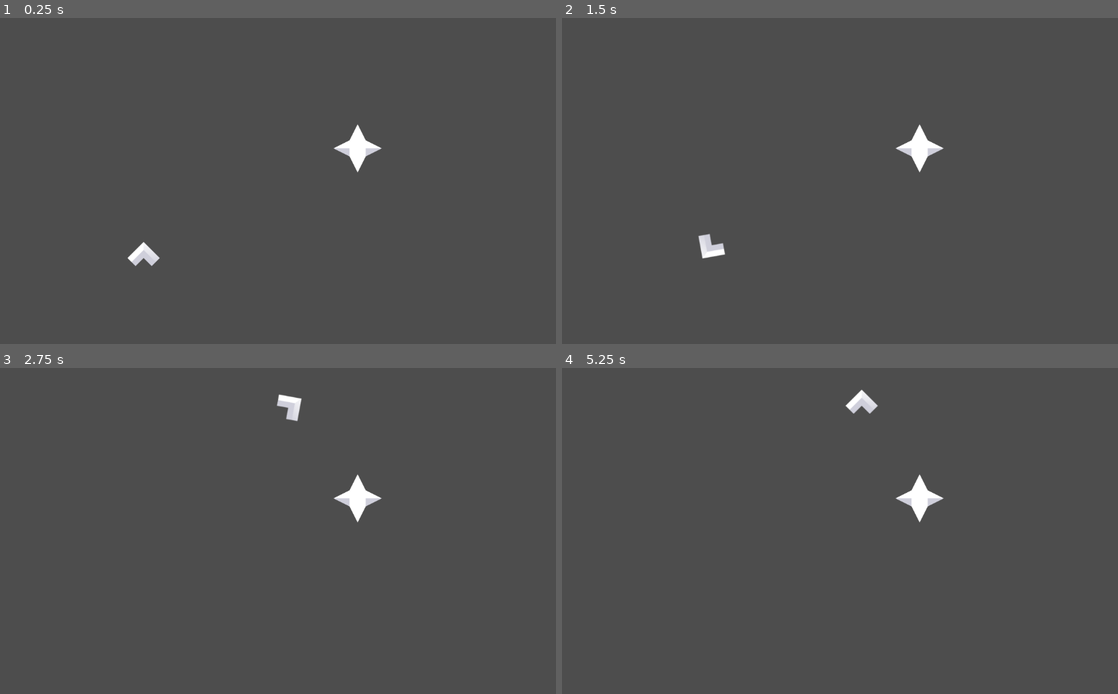
Above: before the commit, frames 1-4 (two rows, left to right).
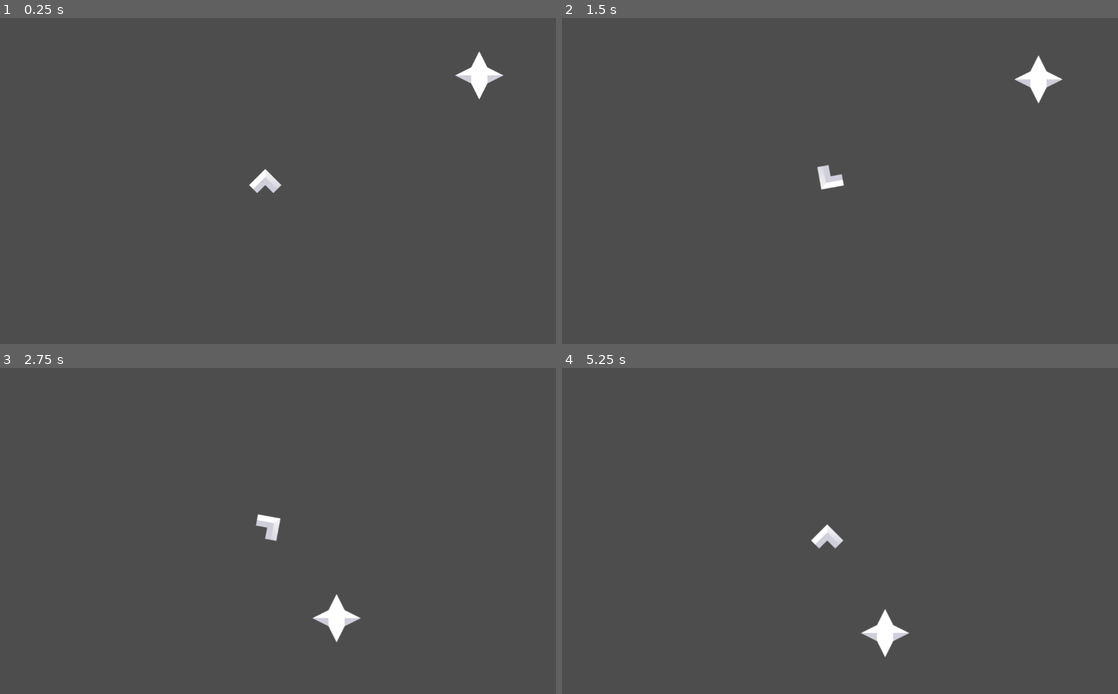
Above: after the commit, the same moments.

Repository: SpaceDemonMars/Spaceship-Slinger
Game: Godot game, scene res://Scenes/dev_testing.tscn
Same seed, same stepped clock (60 frames per second), same inputs: the game is played once before the commit and once after it.
Inputs:
- Up to frame 1 (0.25 s): no input
- Up to frame 2 (1.5 s): tap Enter at 0.5 s; hold Right (Right) 0.53-1.28 s; hold Down (ThrustBackwards) from 1.28 s (still down)
- Up to frame 3 (2.75 s): release Down (ThrustBackwards) at 2.03 s; hold Right (Right) from 2.03 s (still down)
- Up to frame 4 (5.25 s): release Right (Right) at 2.78 s; hold Down (ThrustBackwards) 2.78-3.53 s; hold Left (Left) 3.53-5.03 s; hold Down (ThrustBackwards) from 5.03 s (still down)

The runs differ from the first frame. In frame 1, 1.4% of the frame differs, in the area x 22-91%, y 10-77%; in frame 2, 1.4%; in frame 3, 1.4%, in the area x 45-69%, y 8-85%; in frame 4, 1.4%.

Commit message:
Added Basic Camera

Diff:
--- a/starship-slinger/Objects/obj_player.tscn
+++ b/starship-slinger/Objects/obj_player.tscn
@@ -25,4 +25,8 @@
 [node name="CollisionShape2D" type="CollisionShape2D" parent="GravityArea"]
 shape = SubResource("CircleShape2D_mir30")
 
+[node name="Camera2D" type="Camera2D" parent="."]
+position_smoothing_enabled = true
+position_smoothing_speed = 20.0
+
 [connection signal="area_entered" from="GravityArea" to="." method="_on_gravity_area_area_entered"]
